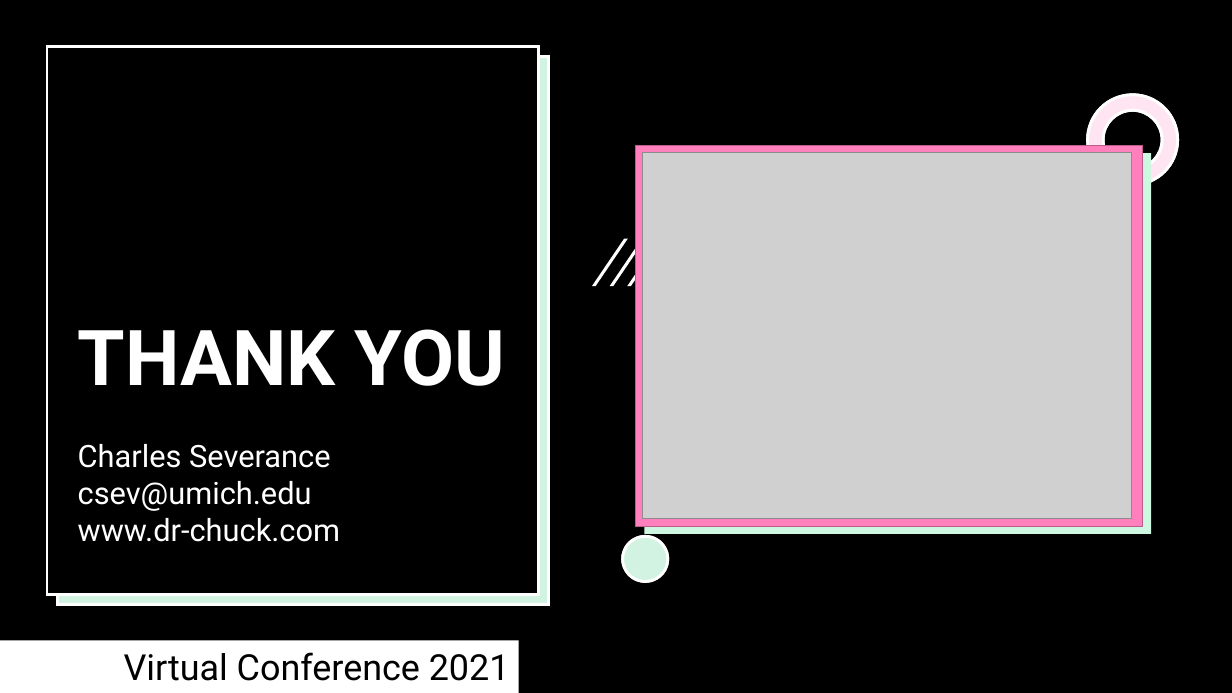
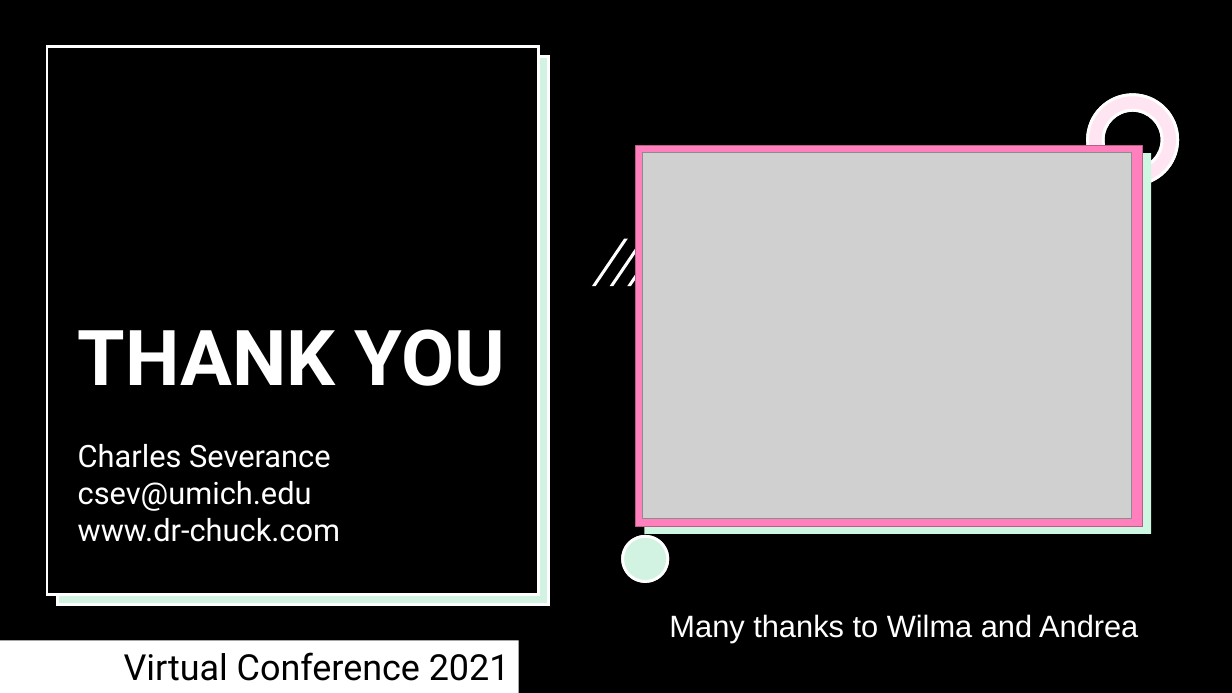
Before and after one commit to csev/talks, a slide deck: slide 10 of 2021/2021-11-12-VC-LTI.pptx (slide 9 before the commit). Drawn at 1232x693 pixels with LibreOffice and Linux fonts; fonts in the diff are those of the drawing; grey boxes stand for pictures; background and template pictures are left out. Boxes give left, top, right and bottom in pixels: in the first picture for what was removed or moved away, otherwise in the second. Text is boxed around its words. In the diff, an @@ line names an element or a change of style, - is before the commit and + after.

Commit message:
Updates.

```diff
--- a/2021/2021-11-12-VC-LTI.pptx
+++ b/2021/2021-11-12-VC-LTI.pptx
@@ text added at <box>669,614,1138,642</box>, 24 pt, text #FFFFFF @@
+Many thanks to Wilma and Andrea
```
Also in this commit, not shown: 4 other slides changed, 1 slide added.
